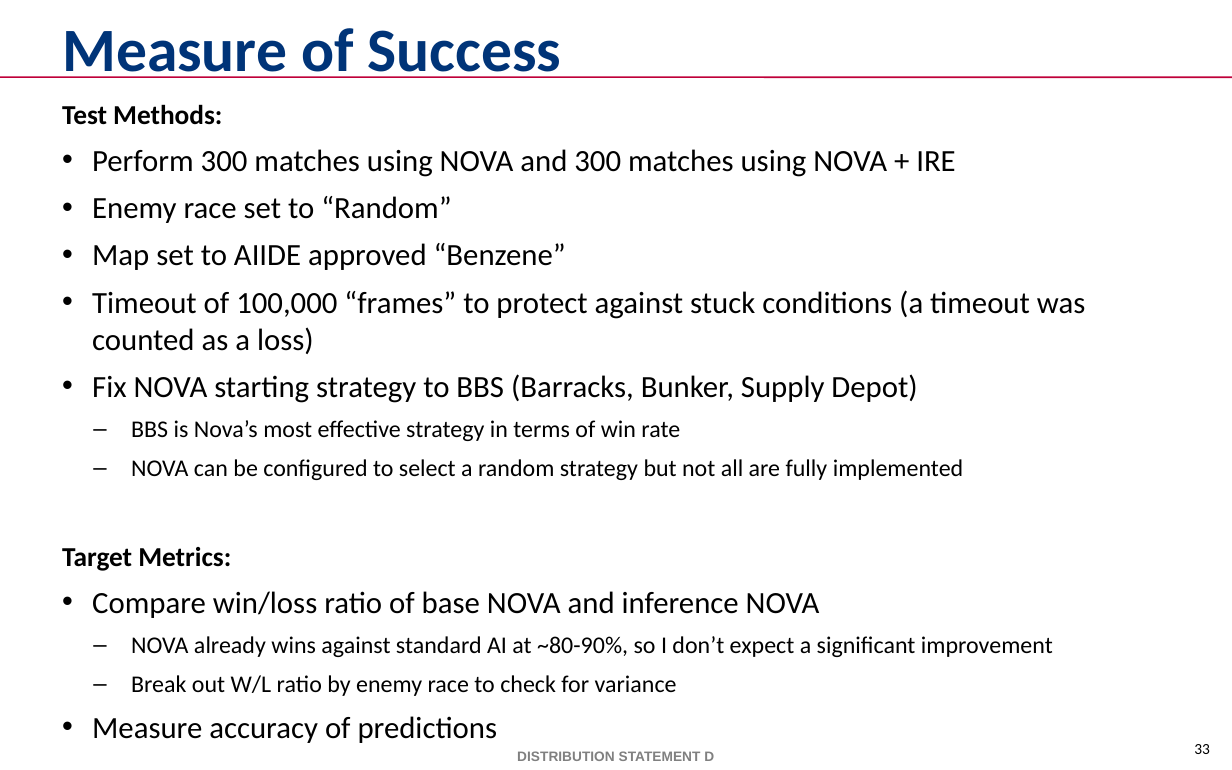
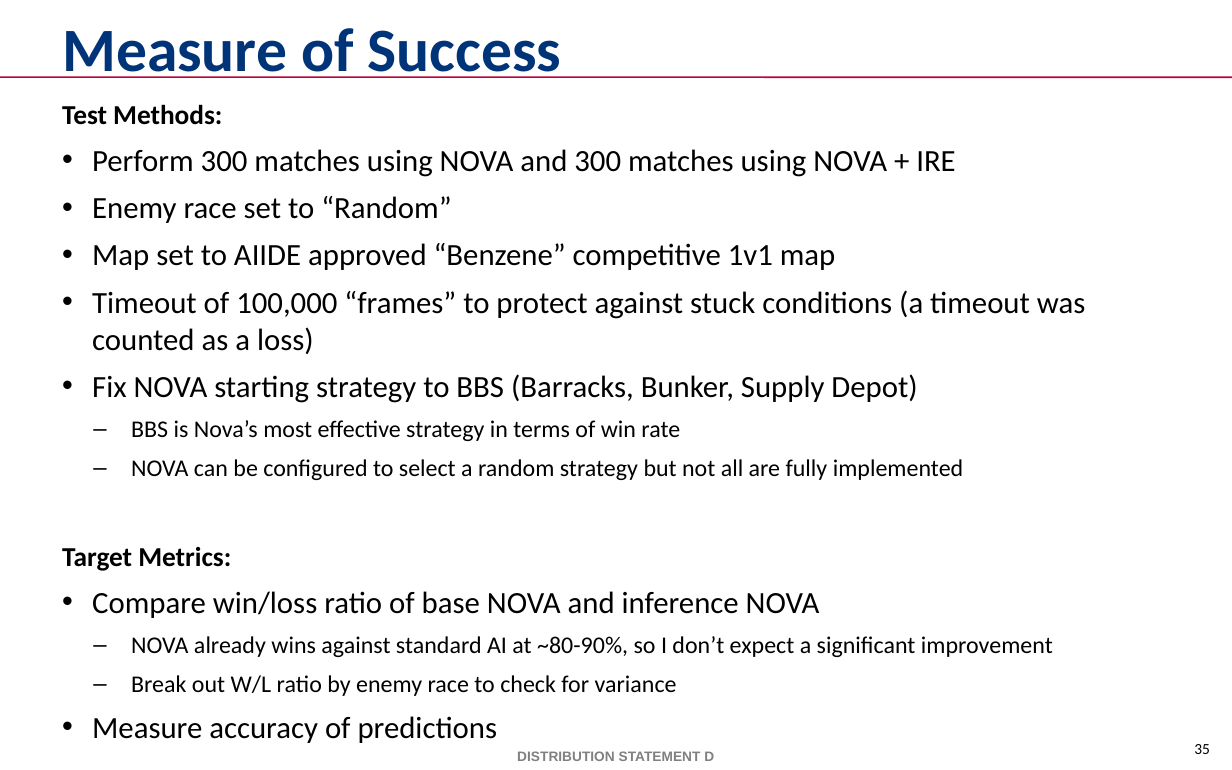
Before and after one commit to mikewkozak/IRE, a slide deck: slide 35 of Documentation/Thesis/Submission Draft/mkozak - Intent Recognition Engine.pptx (slide 33 before the commit). Drawn at 1232x770 pixels with LibreOffice and Linux fonts; fonts in the diff are those of the drawing; background and template pictures are left out. Boxes give left, top, right and bottom in pixels: in the first picture for what was removed or moved away, otherwise in the second. Text is boxed around its words. In the diff, an @@ line names an element or a change of style, - is before the commit and + after.

```diff
--- a/Documentation/Thesis/Submission Draft/mkozak - Intent Recognition Engine.pptx
+++ b/Documentation/Thesis/Submission Draft/mkozak - Intent Recognition Engine.pptx
@@ text at [92, 243, 836, 270]: text changed @@
-• Map set to AIIDE approved “Benzene”
+• Map set to AIIDE approved “Benzene” competitive 1v1 map
@@ page number at [1194, 744, 1210, 754]: text changed @@
-33
+35
```
Also in this commit, not shown: 15 other slides changed, 2 slides added, 1 slide removed.
